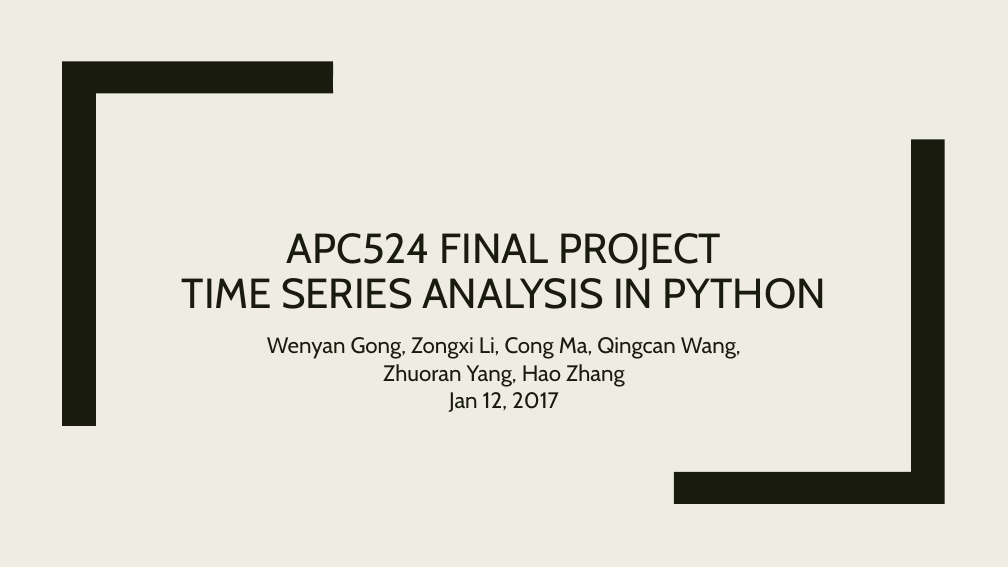
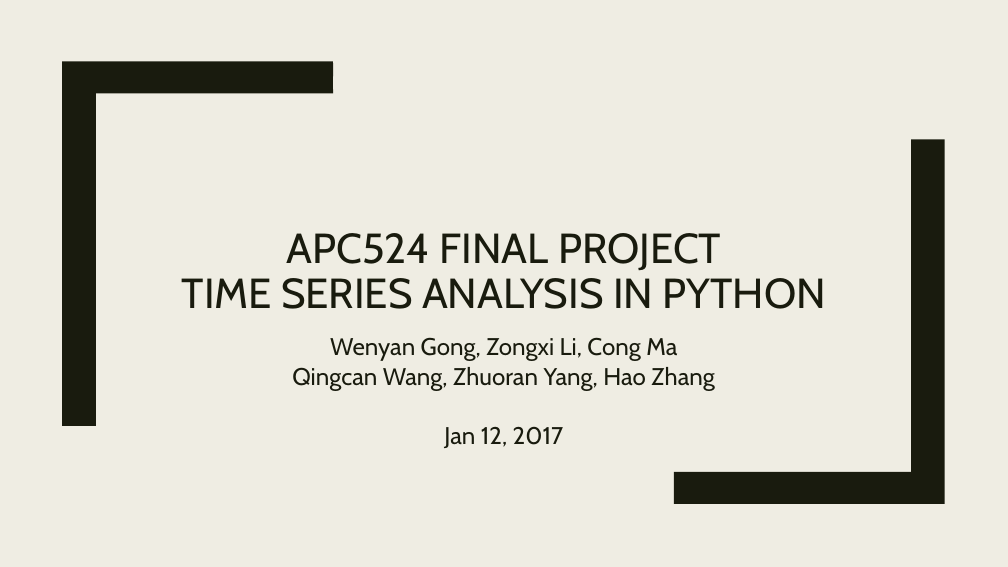
Before and after one commit to APC524/tsap, a slide deck: slide 1 of doc/presentation/pre.pptx. Drawn at 1008x567 pixels with LibreOffice and Linux fonts; fonts in the diff are those of the drawing. Boxes give left, top, right and bottom in pixels: in the first picture for what was removed or moved away, otherwise in the second. Text is boxed around its words. In the diff, an @@ line names an element or a change of style, - is before the commit and + after.

```diff
--- a/doc/presentation/pre.pptx
+++ b/doc/presentation/pre.pptx
@@ subtitle at bbox=[292, 337, 714, 391]: text changed; size 21.3 to 23 pt @@
-Wenyan Gong, Zongxi Li, Cong Ma, Qingcan Wang, Zhuoran Yang, Hao Zhang
+Wenyan Gong, Zongxi Li, Cong Ma
+Qingcan Wang, Zhuoran Yang, Hao Zhang
@@ subtitle at bbox=[444, 426, 564, 448]: size 21.3 to 23 pt in "Jan 12, 2017" @@
```
Also in this commit, not shown: 6 other slides changed, 1 slide added, 3 slides removed, 6 other files.
